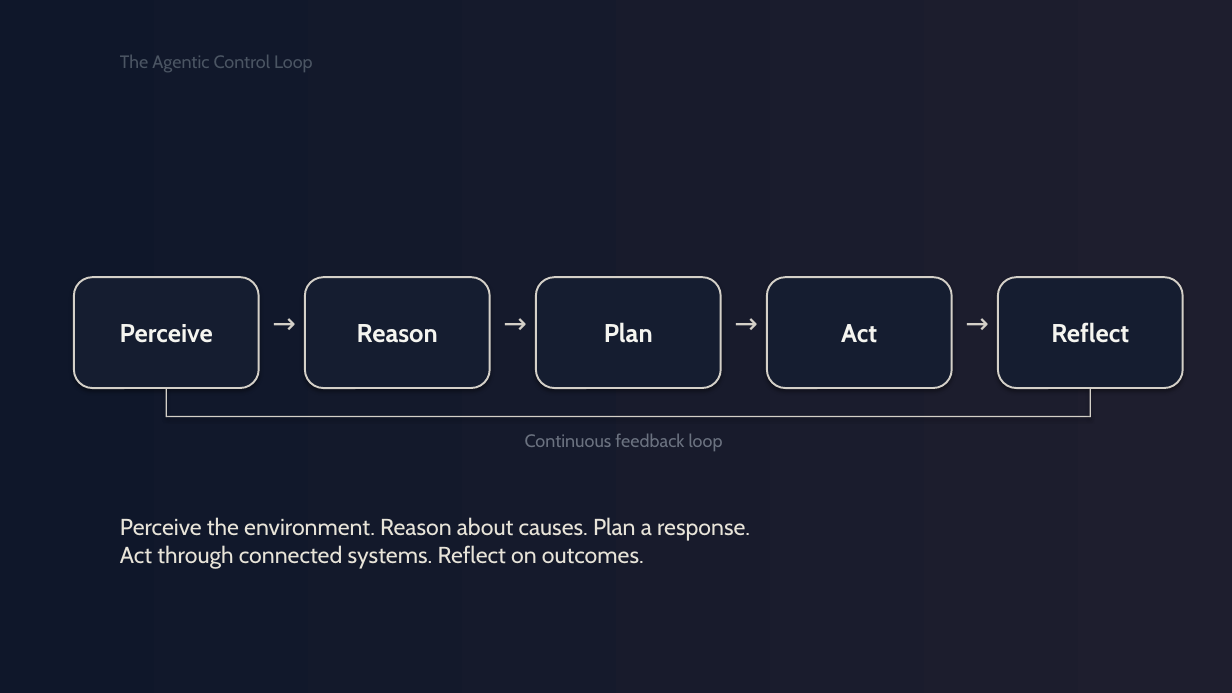
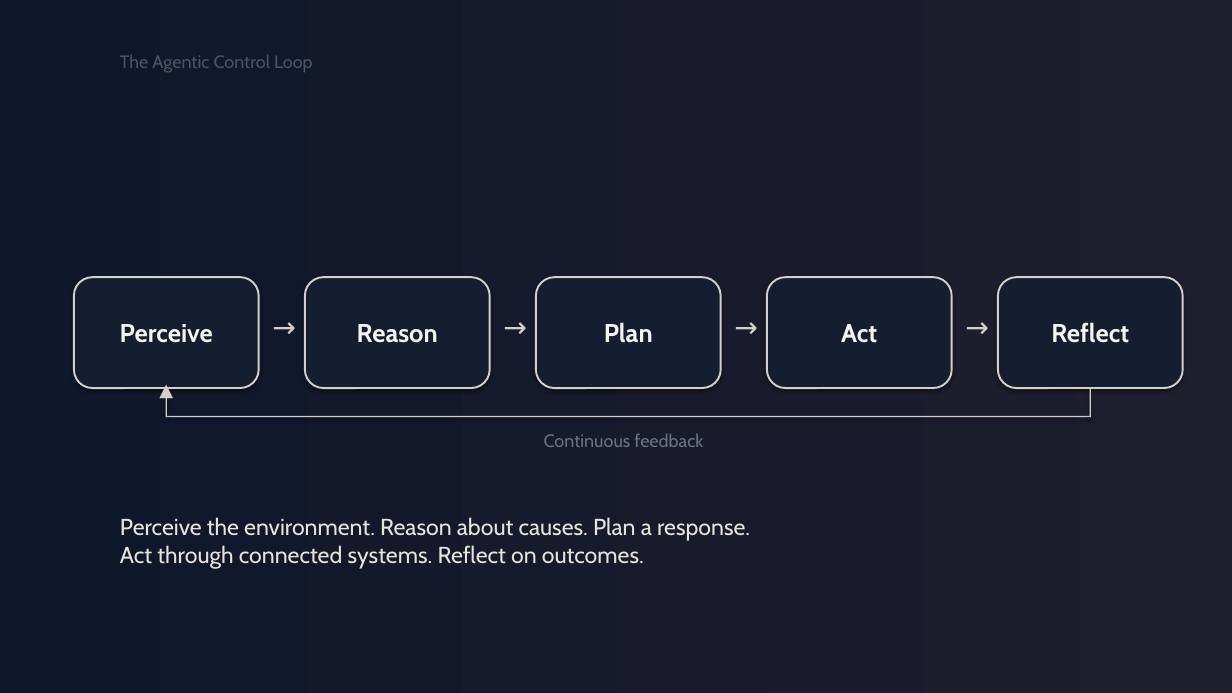
Before and after one commit to Anthony50102/MicroUSPresentation, a slide deck: slide 11 of presentation/presentation-v4-gradient-noir.pptx. Drawn at 1232x693 pixels with LibreOffice and Linux fonts; fonts in the diff are those of the drawing. Boxes give left, top, right and bottom in pixels: in the first picture for what was removed or moved away, otherwise in the second. Text is boxed around its words. In the diff, an @@ line names an element or a change of style, - is before the commit and + after.

```diff
--- a/presentation/presentation-v4-gradient-noir.pptx
+++ b/presentation/presentation-v4-gradient-noir.pptx
@@ 4 texts: place and size @@
-4 texts at bbox=[263, 300, 994, 356]
+4 texts at bbox=[263, 305, 994, 360]
@@ text added at bbox=[143, 374, 189, 411], 14 pt, text #D4D0C8 @@
+▲
@@ text at bbox=[544, 433, 703, 447]: text changed @@
-Continuous feedback loop
+Continuous feedback
```
Also in this commit, not shown: 12 other slides changed, 3 other files.
